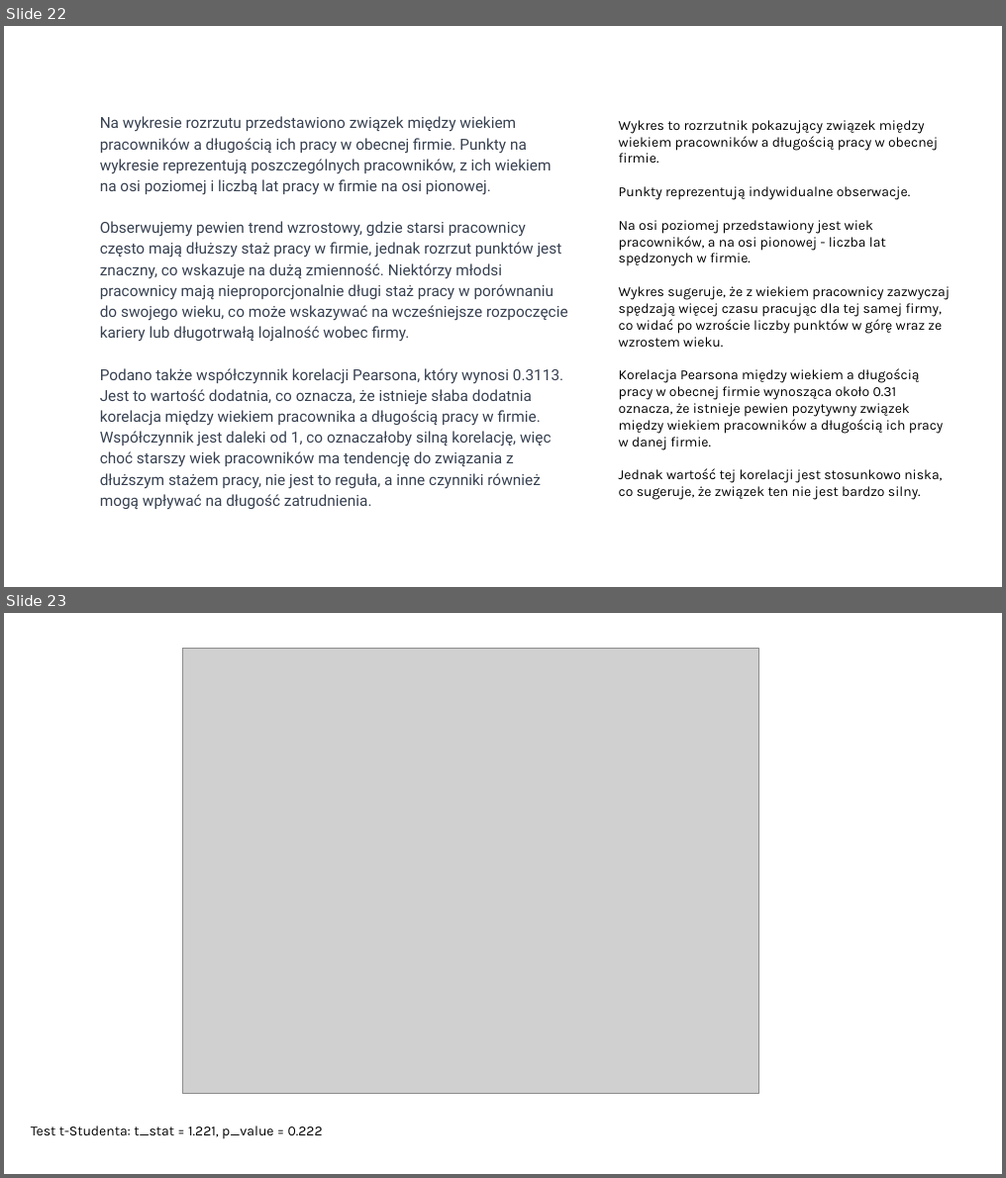
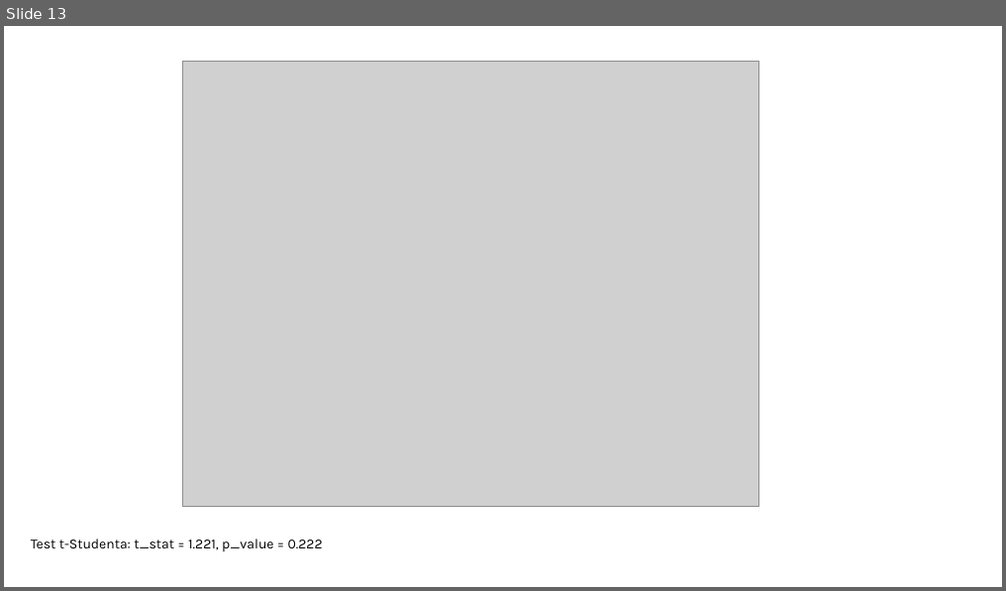
Before and after one commit to infoshareacademy/jdszr14-Tylda, a slide deck: python/docs/Tylda - Python.pptx. Shown one above the other, each under a label of ours: slides 22 and 23 before the commit, slide 13 after it. The pictures are 1006x1178 and 1006x591 pixels, drawn with LibreOffice and Linux fonts; fonts in the diff are those of the drawing; grey boxes stand for pictures. Boxes give left, top, right and bottom in pixels: in the first picture for what was removed or moved away, otherwise in the second. Text is boxed around its words. In the diff, an @@ line names an element or a change of style, - is before the commit and + after.

```diff
--- a/python/docs/Tylda - Python.pptx
+++ b/python/docs/Tylda - Python.pptx
@@ slide 22 removed at box(4, 26, 1002, 587), background #FFFFFF @@
@@ text removed at box(100, 116, 568, 510) @@
-Na wykresie rozrzutu przedstawiono związek między wiekiem pracowników a długością ich pracy w obecnej firmie. Punkty na wykresie reprezentują poszczególnych pracowników, z ich wiekiem na osi poziomej i liczbą lat pracy w firmie na osi pionowej.
-Obserwujemy pewien trend wzrostowy, gdzie starsi pracownicy często mają dłuższy staż pracy w firmie, jednak rozrzut punktów jest znaczny, co wskazuje na dużą zmienność. Niektórzy młodsi pracownicy mają nieproporcjonalnie długi staż pracy w porównaniu do swojego wieku, co może wskazywać na wcześniejsze rozpoczęcie kariery lub długotrwałą lojalność wobec firmy.
-Podano także współczynnik korelacji Pearsona, który wynosi 0.3113. Jest to wartość dodatnia, co oznacza, że istnieje słaba dodatnia korelacja między wiekiem pracownika a długością pracy w firmie. Współczynnik jest daleki od 1, co oznaczałoby silną korelację, więc choć starszy wiek pracowników ma tendencję do związania z dłuższym stażem pracy, nie jest to reguła, a inne czynniki również mogą wpływać na długość zatrudnienia.
@@ text removed at box(619, 120, 944, 500) @@
-Wykres to rozrzutnik pokazujący związek między wiekiem pracowników a długością pracy w obecnej firmie.
-Punkty reprezentują indywidualne obserwacje.
-Na osi poziomej przedstawiony jest wiek pracowników, a na osi pionowej - liczba lat spędzonych w firmie.
-Wykres sugeruje, że z wiekiem pracownicy zazwyczaj spędzają więcej czasu pracując dla tej samej firmy, co widać po wzroście liczby punktów w górę wraz ze wzrostem wieku.
-Korelacja Pearsona między wiekiem a długością pracy w obecnej firmie wynosząca około 0.31 oznacza, że istnieje pewien pozytywny związek między wiekiem pracowników a długością ich pracy w danej firmie.
-Jednak wartość tej korelacji jest stosunkowo niska, co sugeruje, że związek ten nie jest bardzo silny.
@@ what was slide 23 is now slide 13 @@
```
Also in this commit, not shown: 11 other slides removed.
